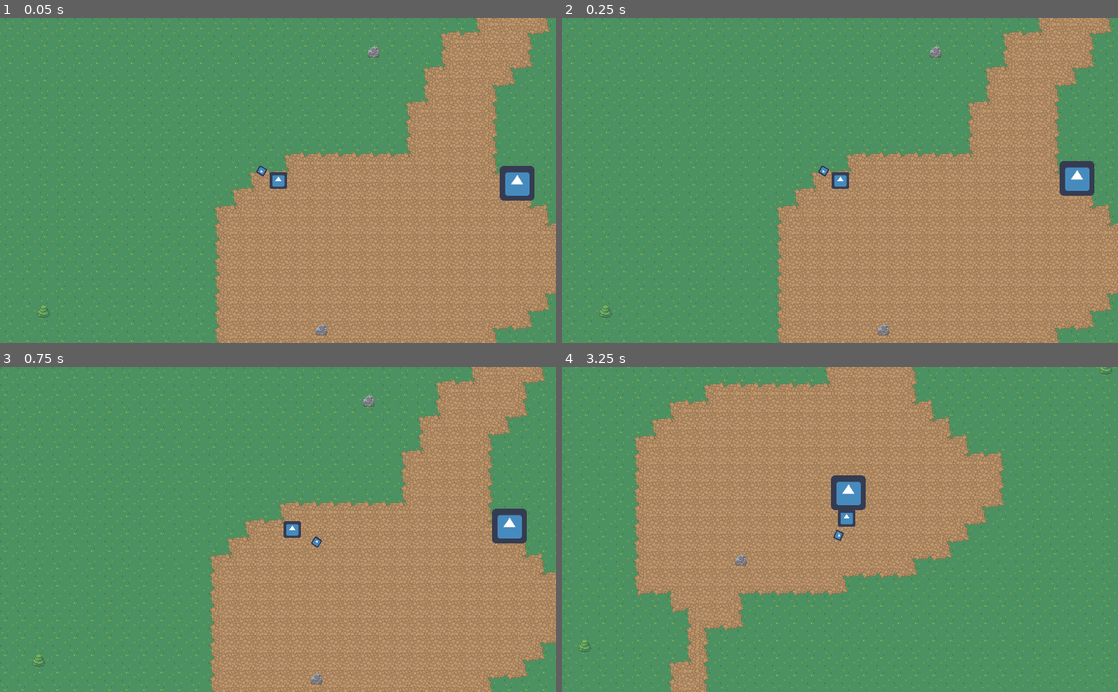
Above: before the commit, frames 1-4 (two rows, left to right).
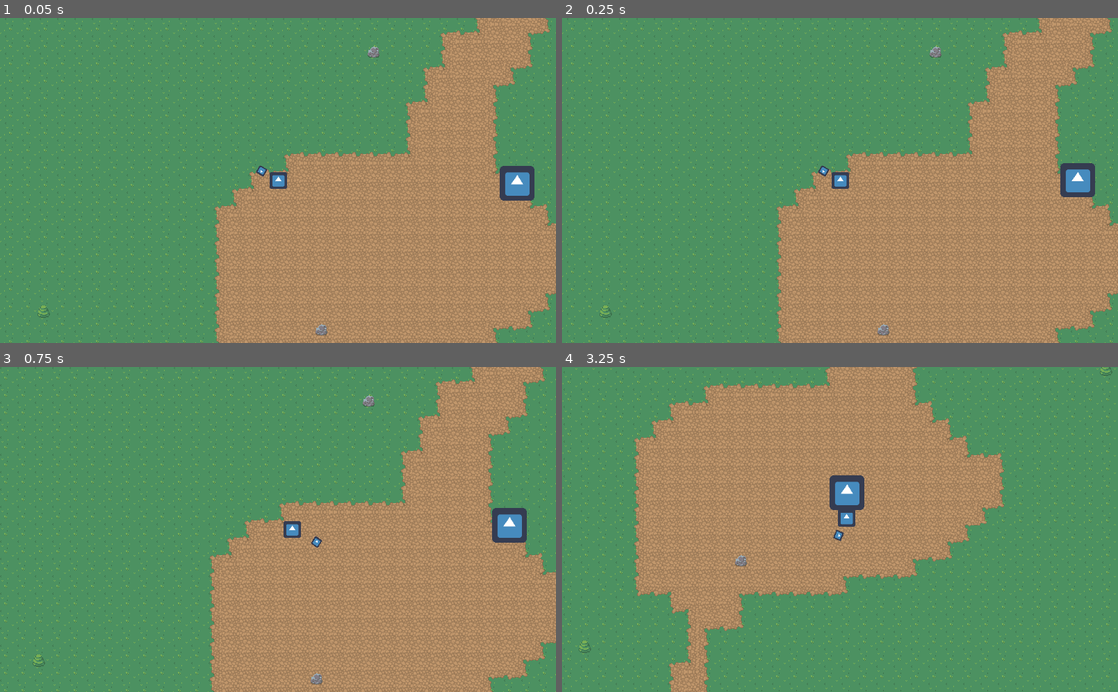
Above: after the commit, the same moments.

Repository: stealthio/KnightVsZombies
Game: Godot game, scene res://Game.tscn
Two runs of this game, one before a commit and one after it. Both use one fixed random seed, a clock stepped at 60 frames per second and the inputs below. The engine's default icon, where the game draws it, is replaced by a stand-in: a white triangle on a blue panel in a dark square.
Inputs (mouse positions are in pixels of both pictures, inside the frame that each line leads up to):
- Up to frame 1 (0.05 s): no input
- Up to frame 2 (0.25 s): no input
- Up to frame 3 (0.75 s): move the mouse to (400, 513) at 0.52 s; press the mouse at (400, 513) at 0.53 s; hold Right (Right) from 0.53 s (still down)
- Up to frame 4 (3.25 s): move the mouse to (728, 545) at 1.27 s; release Right (Right) at 1.28 s; release the mouse at (728, 545) at 1.28 s; hold Down (Down) 1.28-2.03 s; tap Space (Dodge) at 1.35, 2.85 s; move the mouse to (895, 458) at 2.02 s; press the mouse at (895, 458) at 2.03 s; hold Right (Right) 2.03-2.78 s; move the mouse to (812, 594) at 2.77 s; release the mouse at (812, 594) at 2.78 s; hold Up (Up) from 2.78 s (still down)

Frame 1 is identical in both runs. In frame 2, 0.2% of the frame differs, in the area x 89-96%, y 44-56%; in frame 3, less than 0.1%; in frame 4, 12%, in the area x 0-100%, y 0-100%.

Commit message:
Added knockback to enemy

Diff:
--- a/Scripts/Damageable.gd
+++ b/Scripts/Damageable.gd
@@ -4,7 +4,7 @@
 
 var dead := false
 
-signal on_damaged
+signal on_damaged(by)
 signal on_death
 
 func set_hitpoints(value):
@@ -13,5 +13,6 @@
 		emit_signal("on_death")
 		dead = true
 
-func receive_damage(amount):
+func receive_damage(amount, by = null):
 	set_hitpoints(hitpoints - amount)
+	emit_signal("on_damaged", by)
--- a/Scripts/Damaging.gd
+++ b/Scripts/Damaging.gd
@@ -9,7 +9,7 @@
 
 func on_body_entered(body : Node):
 	if body.get("hitpoints") and !damaged.has(body):
-		body.receive_damage(damage)
+		body.receive_damage(damage, self)
 		damaged.append(body)
 
 func activate():
--- a/Scripts/Enemy.gd
+++ b/Scripts/Enemy.gd
@@ -9,9 +9,10 @@
 	WAIT
 }
 
-export var speed = 25.0
-export var chase_speed = 75.0
+export var speed = 10.0
+export var chase_speed = 40.0
 export var aggro_range = 300.0
+export var received_knockback = 1000.0
 
 var current_state = States.IDLE
 
@@ -22,6 +23,12 @@
 
 func _ready():
 	connect("on_death", self, "queue_free")
+	connect("on_damaged", self, "_knockback")
+
+func _knockback(origin_ref):
+	var origin : Vector2 = origin_ref.global_position
+	var dir = origin.direction_to(global_position)
+	velocity += dir * received_knockback
 
 func _reached_target_pos_check():
 	if global_position.distance_to(target_pos) < 1: # reached destination
@@ -65,4 +72,4 @@
 
 
 	move_and_slide(velocity)
-	velocity *= .5
+	velocity *= .75
